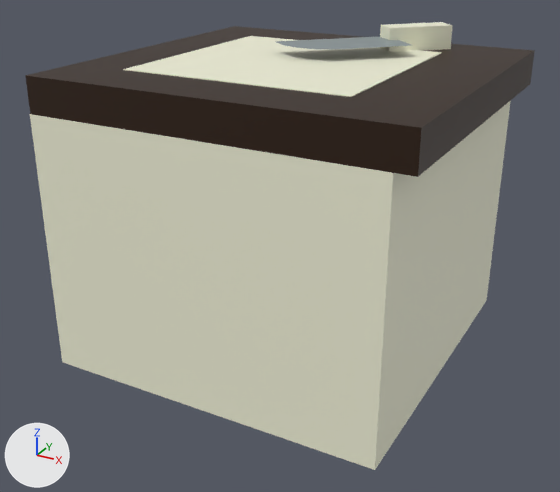
A saved change to the Blender file OverCoocked/Assets/Models/mesa cortar 2.blend.
One viewpoint serves both versions: a camera (50 mm lens) standing at (2.04, -3.85, 2.51) and looking at (0.01, -0.16, 0.66). Every picture has the same lights, and +X, +Y and +Z are marked at lower left.

Names of what the first picture shows: 'Estante'.
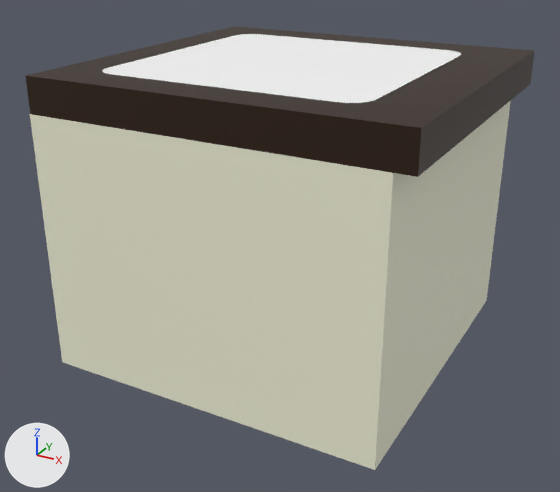
Pixel boxes [x1, y1, x2, y2] of what changed, in the pictures (560 x 492 px):
'Estante', reshaped
    before: [25, 22, 535, 470]
    after: [25, 26, 535, 470]
'Cubo', added
    after: [102, 34, 461, 103]
part 1 of me_cubo, deleted
    before: [276, 37, 411, 49]
part 2 of me_cubo, deleted
    before: [123, 36, 442, 97]
part 3 of me_cubo, cut back
    before: [26, 22, 535, 128]
    after: [26, 26, 534, 128]

What the commit changed:
Material 'Material' (mat_material) is new.
Its base color is (1.0, 1.0, 1.0) (white #ffffff).
me_cubo is used by ob_estante; location (0.055, 0.0, 1.618); scale (1.05, 1.0, 0.1).
me_cubo had 50 vertices, 32 faces and spanned x -1.0..1.0, y -1.0..1.0, z -16.0..2.4.
me_cubo now has 20 vertices, 13 faces and spans x -1.0..1.0, y -1.0..1.0, z -16.0..1.0.
me_cubo part 1: the loose piece of 18 vertices spanning x -0.2..0.5, y 0.0..0.7, z 1.7 is deleted.
me_cubo part 2: the loose piece of 8 vertices spanning x -0.7..0.6, y -0.6..0.6, z 0.8..1.0 is deleted.
Part 3, on me_cubo:
6 vertices are removed from x 0.2..0.6, y 0.5..0.9, z 1.0..2.4.
9 faces are deleted.
2 vertices are added at (-1.0, 1.0, 1.0), (0.9, 1.0, 1.0).
4 new faces join them, mat_estante2 (brown #2c1600).
me_cubo no longer uses material mat_asa (grey #8a9597).
Mesh me_cubo_002 is new.
It is a box spanning x -1.0..1.0, y -1.0..1.0, z -1.0..1.0.
It uses material mat_material (white #ffffff).
Object 'Cubo' (ob_cubo) is new; it shows me_cubo_002.
Its location is (0.0, 0.0, 1.708).
Its scale is (0.8, 0.8, 0.01).
It gains a BEVEL modifier named 'Biselar'.
Modifier setting: width = 0.21.
Modifier setting: width_pct = 0.21.
Modifier setting: segments = 30.
